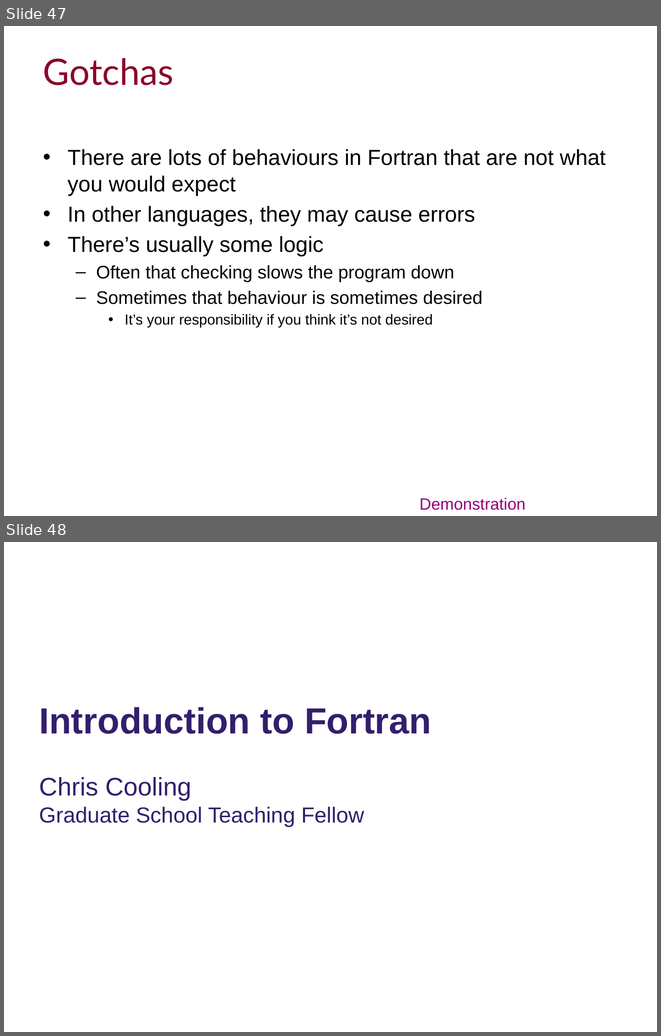
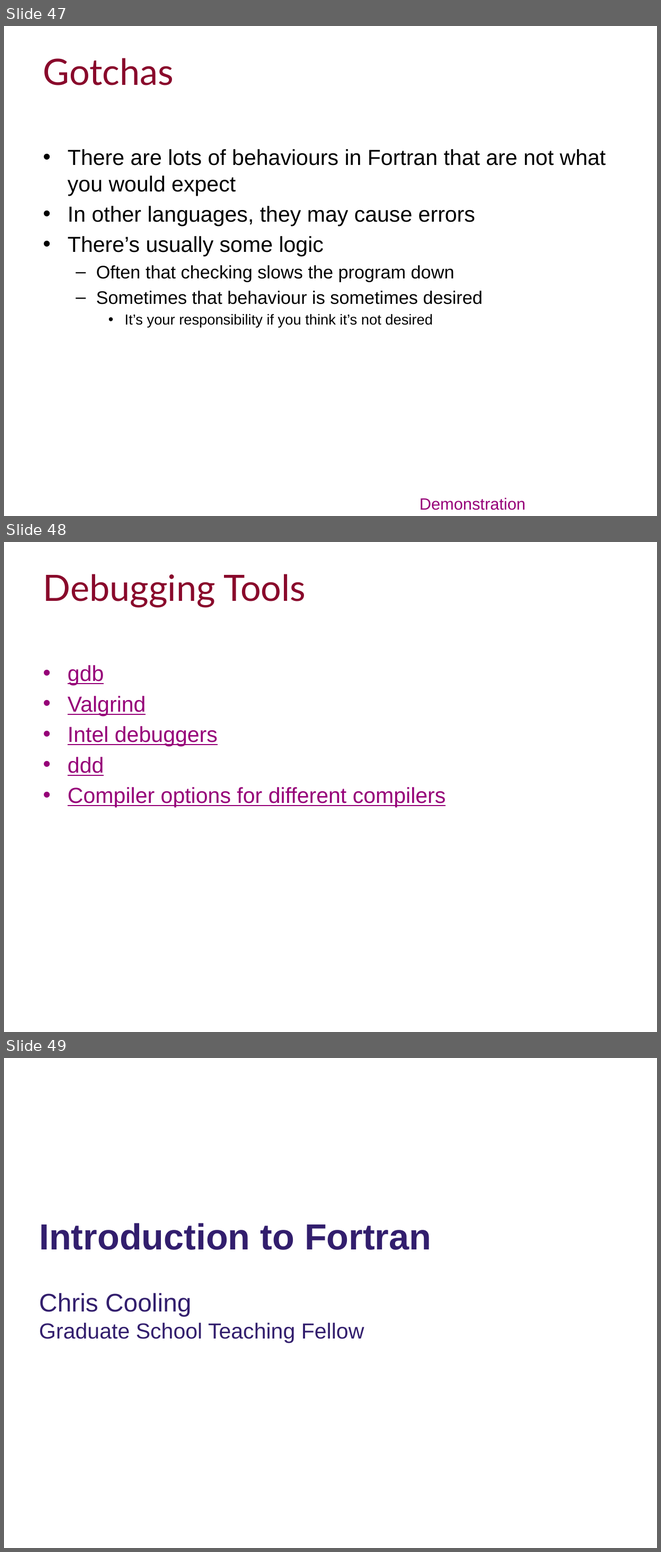
Before and after one commit to ImperialCollegeLondon/RCDS-introduction-to-fortran, a slide deck: Introduction to Fortran Slides.pptx. Shown one above the other, each under a label of ours: slides 47 and 48 before the commit, slides 47, 48 and 49 after it. The pictures are 661x1036 and 661x1552 pixels, drawn with LibreOffice and Linux fonts; fonts in the diff are those of the drawing; background and template pictures are left out. Boxes give left, top, right and bottom in pixels: in the first picture for what was removed or moved away, otherwise in the second. Text is boxed around its words. In the diff, an @@ line names an element or a change of style, - is before the commit and + after.

```diff
--- a/Introduction to Fortran Slides.pptx
+++ b/Introduction to Fortran Slides.pptx
@@ slide 48 added at bbox=[4, 542, 657, 1032], background #FFFFFF @@
@@ title added at bbox=[43, 574, 306, 608], 40 pt, text #89092B @@
+Debugging Tools
@@ text added at bbox=[68, 665, 446, 807], 24 pt, text #960078, underline @@
+• gdb
+• Valgrind
+• Intel debuggers
+• ddd
+• Compiler options for different compilers
@@ what was slide 48 is now slide 49 @@
```
Also in this commit, not shown: 2 slides changed, 3 other files.
